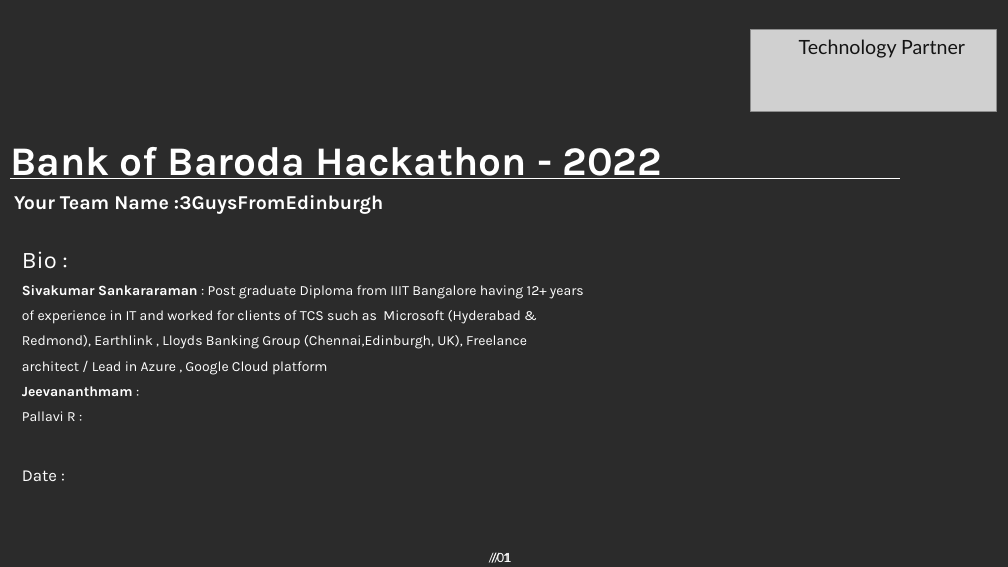
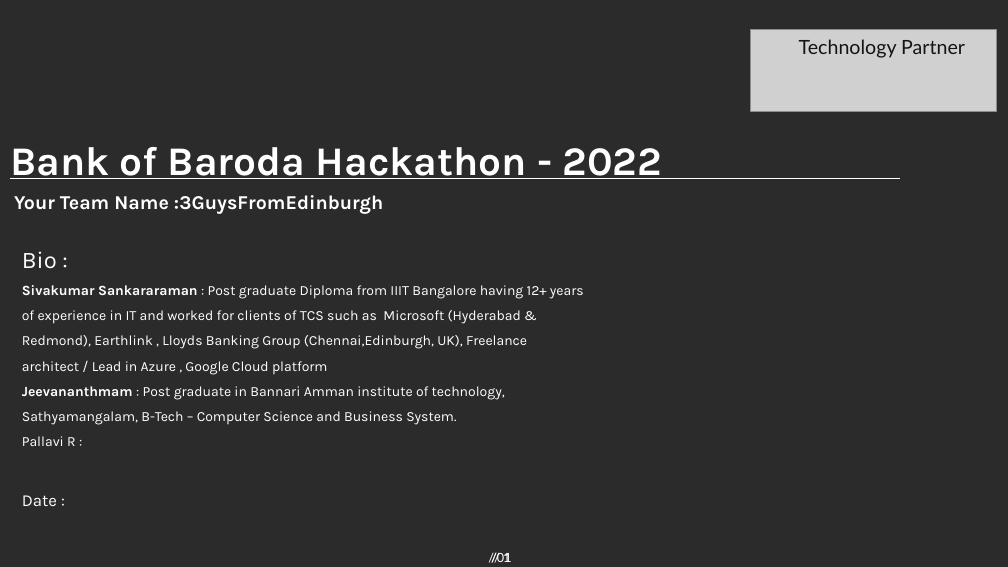
Before and after one commit to siva-tcs/TG-Auto-check, a slide deck: slide 1 of bob_automatedcheck_3GuysFromEdinburgh.pptx. Drawn at 1008x567 pixels with LibreOffice and Linux fonts; fonts in the diff are those of the drawing; grey boxes stand for pictures; background and template pictures are left out; a plain dark background stands for a picture behind light text. Boxes give left, top, right and bottom in pixels: in the first picture for what was removed or moved away, otherwise in the second. Text is boxed around its words. In the diff, an @@ line names an element or a change of style, - is before the commit and + after.

```diff
--- a/bob_automatedcheck_3GuysFromEdinburgh.pptx
+++ b/bob_automatedcheck_3GuysFromEdinburgh.pptx
@@ text at (22, 386, 505, 425): text changed; bold off @@
-Jeevananthmam :
+Jeevananthmam : Post graduate in Bannari Amman institute of technology, Sathyamangalam, B-Tech – Computer Science and Business System.
```
Also in this commit, not shown: 1 slide added, 1 slide removed.
